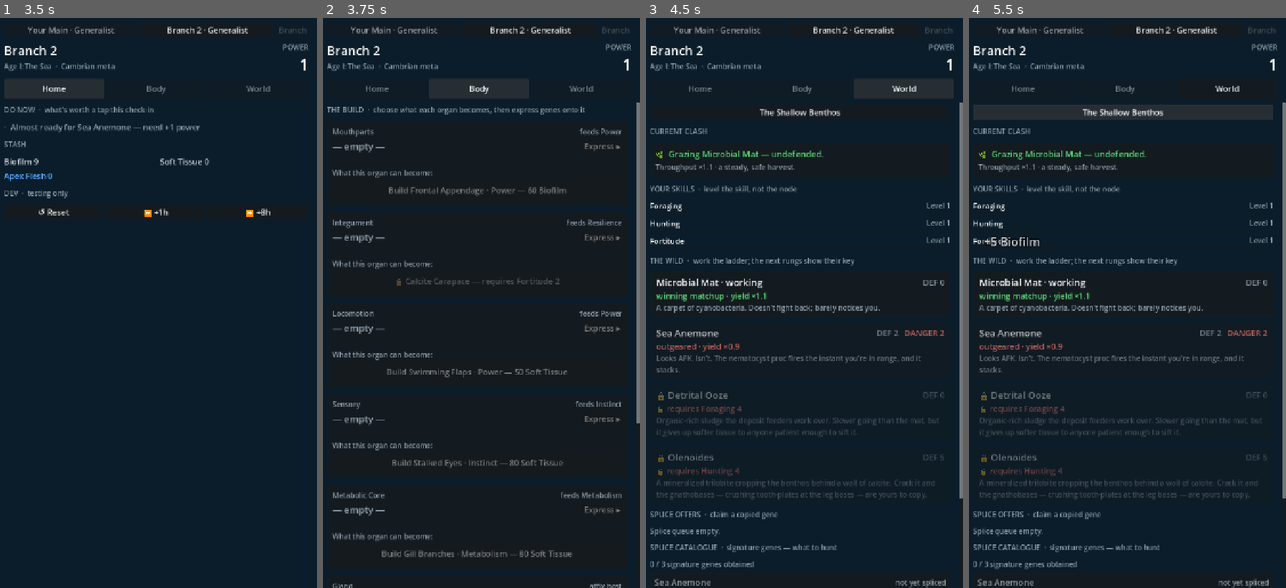
Above: before the commit, frames 1-4 (left to right).
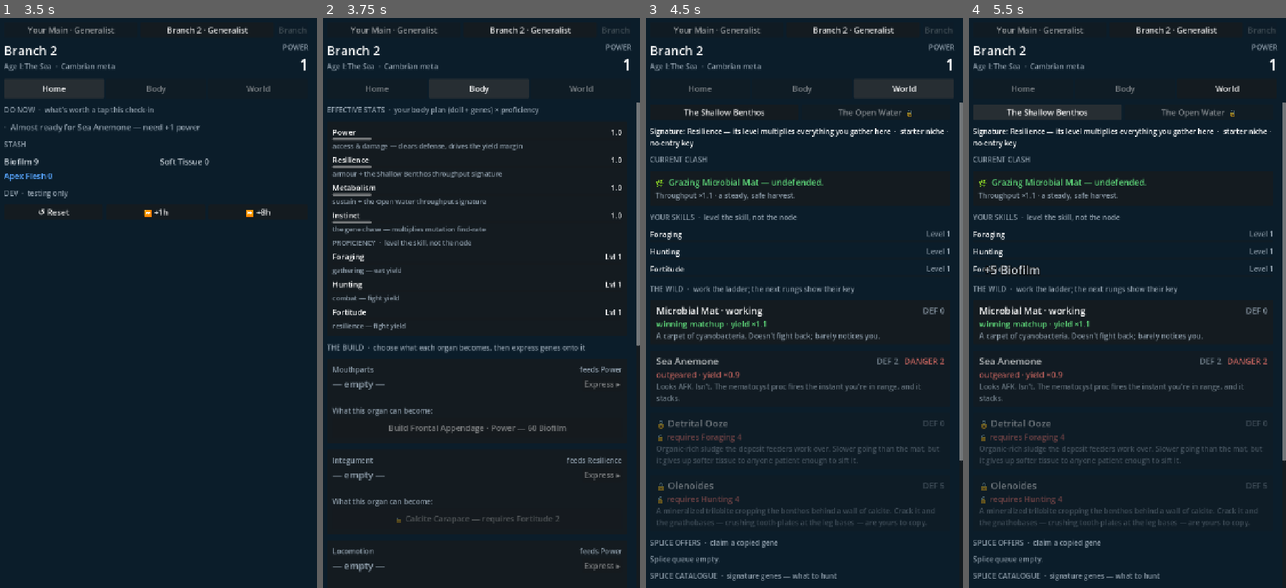
Above: after the commit, the same moments.

Repository: leonbzt/CradleOfLife
Game: Godot game, scene res://ui/main.tscn
Two runs of this game, one before a commit and one after it. Both use one fixed random seed, a clock stepped at 60 frames per second and the inputs below.
Inputs:
- Up to frame 1 (3.5 s): click "Your Main · Generalist" at 0.5 s; click "Branch" at 1.25 s; click "Branch 2 · Generalist" at 2 s; click "Home" at 2.75 s
- Up to frame 2 (3.75 s): click "Body" at 3.5 s
- Up to frame 3 (4.5 s): click "World" at 4.25 s
- Up to frame 4 (5.5 s): click "The Shallow Benthos" at 5 s

Frame 1 is identical in both runs. In frame 2, 9.3% of the frame differs, in the area x 1-100%, y 15-100%; in frame 3, 13%; in frame 4, 13%.

Commit message:
Core-feel rebuild: chase-lands-early + niches-with-teeth (ROADMAP Next #2, #3)
Two signed increments from their (now-closed) work orders. Both re-prove §9a
(legendary p50=14, never-flat 20.6→28.2 — unchanged: the economy policy grinds
shallow_benthos only, so neither touches the chase).

chase-lands-early (#2):
- Commands.forage forces the first-ever gene on an empty codex (first_gene),
  shown as an emphatic "First mutation!" beat. One-time onboarding, NOT pity —
  the legendary chase stays pure rolls (no-pity decision intact).
- microbial_mat gene_rate 0.00015 → 0.0003 (richer early stream; no legendary in
  the early table, so p50 unmoved).

niches-with-teeth (#3):
- Each niche declares a SIGNATURE attribute = its throughput multiplier
  (material_rate × the node's-niche signature). Power stays universal access.
  Genes feed attributes too (affix `feeds`, summed like a doll organ): guard →
  resilience, sustain → metabolism. Only resilience + metabolism are clean
  signatures — instinct double-dips the gene rate (harness-caught), so it and
  power are excluded. Off-home floors at 1.0: baseline, never a penalty.
- The Open Water (pelagic) un-parked: signature metabolism, key sustain, nodes
  plankton_bloom (eat) + glass_drifter (fight, splices the stealth gene). All
  rows trace to bible/refs/pelagic.md. Reused all genes/affixes/materials; only
  two drop tables added. The mechanic + meets_niche_keys seam already existed →
  no engine change for the second niche.
- UI: World-tab niche-info line (signature + entry key); Body-tab EFFECTIVE STATS
  block (Power/Resilience/Metabolism/Instinct numbers+bars + a skills mirror).

teeth_test gains the two-builds-two-homes mirror; CI runs it. Docs canonized:
DECISIONS (two dated entries), SPINE, ROADMAP, bible/world_spine; both work
orders deleted.

Co-Authored-By: Claude Opus 4.8 <noreply@anthropic.com>

Diff:
--- a/data/affixes.json
+++ b/data/affixes.json
@@ -6,6 +6,7 @@
     "math_term": "uptime_mult",
     "params": { "mult": 1.15 },
     "slots": ["metabolic_core"],
+    "feeds": "metabolism",
     "adjective": "Gilled",
     "express_cost": { "material": "biofilm", "base": 40, "growth": 2.5 },
     "flavor": "More respiratory surface, more sustained output. The efficient build's bread and butter.",
@@ -42,6 +43,7 @@
     "math_term": "danger_guard",
     "params": { "amount": 2 },
     "slots": ["integument"],
+    "feeds": "resilience",
     "adjective": "Plated",
     "express_cost": { "material": "soft_tissue", "base": 40, "growth": 2.5 },
     "flavor": "Hardened mineral platelets shrug off retaliation — the tax the Devs put on fighting back.",
--- a/data/drop_tables.json
+++ b/data/drop_tables.json
@@ -15,5 +15,14 @@
     { "gene": "gene_nematocyst",      "weight": 55,  "rarity": "rare"      },
     { "gene": "gene_glassy_tissue",   "weight": 45,  "rarity": "rare"      },
     { "gene": "gene_great_appendage", "weight":  0.4, "rarity": "legendary" }
+  ],
+  "pelagic_eat": [
+    { "gene": "gene_gill",         "weight": 60, "rarity": "common" },
+    { "gene": "gene_compound_eye", "weight": 40, "rarity": "common" }
+  ],
+  "pelagic_fight": [
+    { "gene": "gene_compound_eye", "weight": 50, "rarity": "common" },
+    { "gene": "gene_gill",         "weight": 35, "rarity": "common" },
+    { "gene": "gene_glassy_tissue", "weight": 15, "rarity": "rare"  }
   ]
 }
--- a/data/niches.json
+++ b/data/niches.json
@@ -4,7 +4,17 @@
     "name": "The Shallow Benthos",
     "age": "sea",
     "affix_keys": [],
+    "signature": "resilience",
     "flavor": "Sunlit sea floor. Microbial mats, slow grazers, and the first things that learned to bite back.",
     "source": "bible/world_spine.md#age-i-the-sea"
+  },
+  {
+    "id": "pelagic",
+    "name": "The Open Water",
+    "age": "sea",
+    "affix_keys": ["sustain"],
+    "signature": "metabolism",
+    "flavor": "The column above the floor — fast, exposed, nowhere to hide. The water teems with drifting food, but you only reach it once your gills can carry the work. Here the efficient build laps everything.",
+    "source": "bible/refs/pelagic.md#the-open-water"
   }
 ]
--- a/data/nodes.json
+++ b/data/nodes.json
@@ -9,7 +9,7 @@
     "defense": 0.0,
     "material": "biofilm",
     "material_rate": 1.8,
-    "gene_rate": 0.00015,
+    "gene_rate": 0.0003,
     "drop_table": "benthos_eat",
     "flavor": "A carpet of cyanobacteria. Doesn't fight back; barely notices you.",
     "source": "bible/refs/shallow-benthos.md#microbial-mats"
@@ -82,5 +82,38 @@
     "drop_table": "apex_anomalocaris",
     "flavor": "S-tier apex of the launch meta. Compound eyes that actually resolve the murk. Holds the pinnacle drop. You are not beating this on day one — or before Hunting 10.",
     "source": "bible/refs/shallow-benthos.md#raptorial-appendages"
+  },
+  {
+    "id": "plankton_bloom",
+    "name": "Plankton Bloom",
+    "niche": "pelagic",
+    "kind": "eat",
+    "ladder_order": 1,
+    "requires": { "skill": "foraging", "level": 1 },
+    "defense": 0.0,
+    "material": "biofilm",
+    "material_rate": 2.0,
+    "gene_rate": 0.0002,
+    "drop_table": "pelagic_eat",
+    "flavor": "Open water thick with drifting acritarchs and cyanobacteria — the richest passive harvest in the sea, if your gills can keep you here to sieve it. The efficient build's promised land.",
+    "source": "bible/refs/pelagic.md#plankton-productivity"
+  },
+  {
+    "id": "glass_drifter",
+    "name": "Glass Drifter",
+    "niche": "pelagic",
+    "kind": "fight",
+    "ladder_order": 2,
+    "requires": { "skill": "hunting", "level": 3 },
+    "defense": 3.0,
+    "danger": 2,
+    "material": "soft_tissue",
+    "material_rate": 1.2,
+    "gene_rate": 0.00015,
+    "splice_rate": 0.00012,
+    "spliceable": "gene_glassy_tissue",
+    "drop_table": "pelagic_fight",
+    "flavor": "You don't see it until it moves — a near-invisible drifter that hangs in the open column and lets prey swim into reach. Crack one and the trick of transparency is yours to copy.",
+    "source": "bible/refs/pelagic.md#transparency-crypsis"
   }
 ]
--- a/sim/commands.gd
+++ b/sim/commands.gd
@@ -101,6 +101,16 @@
 	if node.is_empty():
 		return {}
 	var loot := Resolve.resolve(l, node, dt, rng, content)
+	# Chase lands early (WORKORDER_CHASE_EARLY): guarantee the very FIRST gene a player ever
+	# gets, so the #1 system is felt in the first minute. One-time, keyed off an empty codex —
+	# NOT ongoing pity (the legendary chase stays pure rolls, DECISIONS 2026-06-10).
+	if (
+		state.genes_known.is_empty()
+		and (loot["gene"] as Dictionary).is_empty()
+		and Resolve.gene_rate(l, node, content) > 0.0
+	):
+		loot["gene"] = Resolve.roll_gene(node, rng)
+		loot["first_gene"] = true
 	for mat_id: String in loot["materials"] as Dictionary:
 		var have: float = float(state.inventory_materials.get(mat_id, 0.0))
 		state.inventory_materials[mat_id] = have + float(loot["materials"][mat_id])
--- a/sim/resolve.gd
+++ b/sim/resolve.gd
@@ -33,6 +33,11 @@
 }
 const SLOT_TIER_WEIGHT: float = 1.0
 
+## Genes feed attributes too (niches-with-teeth): an expressed affix with a `feeds`
+## adds to that attribute at a smaller per-tier weight than a doll organ — genes are a
+## secondary boost on the body plan. Placeholder, tuned at the harness.
+const AFFIX_FEED_WEIGHT: float = 0.5
+
 ## Soft-cap constants — placeholders, WP6 tunes and Leon signs the numbers.
 ## Knee must sit above the Age-I beat threshold (Anomalocaris DEF 9).
 const SOFT_CAP_KNEE: float = 12.0
@@ -75,6 +80,15 @@
 		var a := attribute_for_def(content.adaptation(inst.def_id), slot)
 		if a != "":
 			attrs[a] = float(attrs.get(a, 0.0)) + SLOT_TIER_WEIGHT * float(inst.tier)
+		# Genes feed attributes too: each expressed affix with a `feeds` adds to that
+		# attribute (scaled by its tier), so doll + genes both build the niche's
+		# signature-attribute throughput (VISION §11, niches-with-teeth).
+		for graft: Dictionary in inst.affixes:
+			var fed := String(content.affix(String(graft.get("id", ""))).get("feeds", ""))
+			if fed != "":
+				attrs[fed] = (
+					float(attrs.get(fed, 0.0)) + AFFIX_FEED_WEIGHT * float(graft.get("tier", 1))
+				)
 	return attrs
 
 
@@ -92,6 +106,12 @@
 			best_over = over
 			best = a
 	return String(ROLE_BY_ATTRIBUTE.get(best, "Generalist")) if best != "" else "Generalist"
+
+
+## The attribute a node's niche pays out as throughput (VISION §11: the signature
+## stat). Defaults to metabolism (the pre-teeth universal) when a niche declares none.
+static func niche_signature(node: Dictionary, content: Content) -> String:
+	return String(content.niche(String(node.get("niche", ""))).get("signature", "metabolism"))
 
 
 ## The attribute an adaptation `def` feeds: its declared `feeds`, falling back to
@@ -415,8 +435,10 @@
 	eff_attrs: Dictionary,
 ) -> float:
 	var base := float(node.get("material_rate", 0.0))
-	var metab := float(eff_attrs.get("metabolism", 1.0))
+	# The niche's SIGNATURE attribute is the throughput multiplier (VISION §11): a build
+	# laps in its home niche, baseline elsewhere (attributes floor at 1.0 → never a penalty).
+	var sig := float(eff_attrs.get(niche_signature(node, content), 1.0))
 	var eff := _eff(lineage, node, totals, content)
 	var danger := _danger_factor(lineage, node, totals, content)
 	var skill_mult := skill_yield_mult(lineage, node, content)
-	return base * metab * eff * (1.0 + float(totals.get("uptime_bonus", 0.0))) * danger * skill_mult
+	return base * sig * eff * (1.0 + float(totals.get("uptime_bonus", 0.0))) * danger * skill_mult
--- a/sim/validation.gd
+++ b/sim/validation.gd
@@ -52,6 +52,7 @@
 	errors.append_array(validate_niches(content))
 	errors.append_array(validate_nodes(content))
 	errors.append_array(validate_skills(content))
+	errors.append_array(validate_affix_feeds(content))
 	return errors
 
 
@@ -280,6 +281,14 @@
 		for key: Variant in row.get("affix_keys", []):
 			if not ROLES.has(String(key)):
 				errors.append("niche '%s' affix_key '%s' is not a known role" % [id, key])
+		# `signature` (niches-with-teeth): the attribute this niche pays out as throughput.
+		if row.has("signature") and not ATTRIBUTES.has(String(row.get("signature", ""))):
+			errors.append(
+				(
+					"niche '%s' signature '%s' is not a known attribute"
+					% [id, row.get("signature", "")]
+				)
+			)
 	return errors
 
 
@@ -350,6 +359,21 @@
 	return errors
 
 
+## `feeds` on affixes (niches-with-teeth): genes feed attributes like the doll, so a
+## declared `feeds` must be a real attribute. Optional field; absent is fine.
+static func validate_affix_feeds(content: Content) -> Array[String]:
+	var errors: Array[String] = []
+	for row: Dictionary in content.tables.get("affixes", []):
+		if row.has("feeds") and not ATTRIBUTES.has(String(row.get("feeds", ""))):
+			errors.append(
+				(
+					"affix '%s' feeds unknown attribute '%s'"
+					% [row.get("id", ""), row.get("feeds", "")]
+				)
+			)
+	return errors
+
+
 ## Shared check for a node/adaptation `requires {skill, level}` block (WP2): the
 ## skill must exist and the level be >= 1. Absent requires is fine (the node/organ
 ## is ungated). Skills gating access is the ladder + organ-gating mechanic.
--- a/tests/sim_test.gd
+++ b/tests/sim_test.gd
@@ -20,6 +20,7 @@
 	# Phase 1 baseline mechanics
 	_test_starter_lineage(content)
 	_test_forage(content)
+	_test_chase_lands_early(content)
 	_test_metabolize(content)
 	_test_equip_changes_the_roll(content)
 	_test_assign_node(content)
@@ -122,6 +123,21 @@
 	idle.lineages[0].assigned_node = ""
 	var none := Commands.forage(idle, content, "main", 60.0, Rng.new(7))
 	_check(none.is_empty(), "forage: unassigned lineage yields nothing")
+
+
+## Chase lands early: the very first gene is guaranteed (a one-time onboarding beat),
+## then pure rolls resume — the ongoing chase is not pitied (DECISIONS 2026-06-10).
+func _test_chase_lands_early(content: Content) -> void:
+	var state := _fresh_state(content)  # empty codex, on microbial_mat (gene gate open)
+	_check(state.genes_known.is_empty(), "chase-early: a fresh codex is empty")
+	var loot := Commands.forage(state, content, "main", 2.5, Rng.new(123))
+	_check(
+		not (loot["gene"] as Dictionary).is_empty(), "chase-early: first forage guarantees a gene"
+	)
+	_check(bool(loot.get("first_gene", false)), "chase-early: the first gene is flagged")
+	_check(not state.genes_known.is_empty(), "chase-early: the first gene banked")
+	var loot2 := Commands.forage(state, content, "main", 2.5, Rng.new(123))
+	_check(not bool(loot2.get("first_gene", false)), "chase-early: the guarantee fires only once")
 
 
 func _test_metabolize(content: Content) -> void:
@@ -291,14 +307,16 @@
 	var df_bare := rate_bare / eff_bare  # == danger_factor (uptime_bonus=0, metabolism=1)
 	_check(is_equal_approx(df_bare, 0.55), "mitigation: danger 4, resilience 1, guard 0 → df 0.55")
 
-	# with plating_minor tier 1 (amount 2) → guard 2 → tax = 0.15*(4-1-2) = 0.15 → df = 0.85
-	# Uses mouthparts slot (→ power, not resilience) so only guard, not slot tier, affects df.
+	# plating_minor tier 1: guard 2 AND feeds resilience +0.5 (genes feed attributes,
+	# niches-with-teeth) → eff. resilience 1.5 → tax = 0.15*(4-1.5-2) = 0.075 → df = 0.925.
 	var l_plated := _lineage_with_express("frontal_appendage", "mouthparts", "plating_minor", 1)
 	l_plated.attributes["resilience"] = 1.0
 	var rate_plated := Resolve.material_rate(l_plated, node, content)
 	var eff_plated := Resolve.yield_efficiency(l_plated, node, content)
 	var df_plated := rate_plated / eff_plated
-	_check(is_equal_approx(df_plated, 0.85), "mitigation: with plating_minor t1 → df 0.85")
+	_check(
+		is_equal_approx(df_plated, 0.925), "mitigation: plating t1 (guard + resilience) → df 0.925"
+	)
 
 
 func _test_affix_uptime_find(content: Content) -> void:
@@ -402,7 +420,7 @@
 	)
 
 
-func _test_accrue_determinism_with_splice(content: Content) -> void:
+func _test_accrue_determinism_with_splice(_content: Content) -> void:
 	# Two runs of accrue() with the same gap and seed → identical event lists
 	# including splice events (PHASE2.md §2.4 determinism check).
 	var state := GameState.new()
@@ -640,7 +658,7 @@
 	)
 
 
-func _test_soft_cap(content: Content) -> void:
+func _test_soft_cap(_content: Content) -> void:
 	# Below the knee: identity.
 	var below := Resolve.soft_cap(Resolve.SOFT_CAP_KNEE - 1.0)
 	_check(
--- /dev/null
+++ b/tests/teeth_test.gd
@@ -0,0 +1,103 @@
+extends SceneTree
+
+## Headless unit test for niches-with-teeth (WP1, WORKORDER_NICHE_TEETH.md):
+##   godot --headless --script res://tests/teeth_test.gd
+##
+## Each niche pays out a SIGNATURE attribute as its throughput multiplier (VISION §11),
+## and genes feed attributes (a guard gene → resilience), so doll + genes both build the
+## throughput a build laps its home niche with. Power stays universal access.
+
+var _failures: Array[String] = []
+
+
+func _initialize() -> void:
+	var content := Content.load_dir("res://data")
+	var errors := Validation.validate(content)
+	if not errors.is_empty():
+		push_error("content failed validation; aborting teeth test")
+		for e in errors:
+			print("  - " + e)
+		quit(1)
+		return
+
+	_test_genes_feed_attributes(content)
+	_test_niche_signature_throughput(content)
+	_test_off_home_is_baseline_not_penalty(content)
+	_test_two_niches_two_homes(content)
+
+	if _failures.is_empty():
+		print("== teeth test: PASS ==")
+		quit(0)
+	else:
+		print("== teeth test: FAIL (%d) ==" % _failures.size())
+		for f in _failures:
+			print("  - " + f)
+		quit(1)
+
+
+func _check(cond: bool, what: String) -> void:
+	if not cond:
+		_failures.append(what)
+
+
+## Genes feed attributes too: expressing a guard affix (plating) raises resilience.
+func _test_genes_feed_attributes(content: Content) -> void:
+	var l := Lineage.new("g", "G")
+	l.equip("integument", AdaptationInstance.new("calcite_carapace", 1))
+	var before := float(Resolve.effective_attributes(l, content).get("resilience", 1.0))
+	(l.doll["integument"] as AdaptationInstance).affixes.append({"id": "plating_minor", "tier": 2})
+	var after := float(Resolve.effective_attributes(l, content).get("resilience", 1.0))
+	_check(after > before, "teeth: a guard gene (plating) feeds resilience")
+
+
+## The niche's signature attribute is its throughput multiplier: in the benthos
+## (resilience), a tank out-yields an equal-everything-else metabolism build.
+func _test_niche_signature_throughput(content: Content) -> void:
+	var node := content.node("microbial_mat")  # shallow_benthos -> signature = resilience
+	var tank := Lineage.new("t", "T")
+	tank.attributes["resilience"] = 5.0
+	var swimmer := Lineage.new("s", "S")
+	swimmer.attributes["metabolism"] = 5.0
+	_check(
+		Resolve.material_rate(tank, node, content) > Resolve.material_rate(swimmer, node, content),
+		"teeth: in the benthos a resilience build out-yields a metabolism build"
+	)
+
+
+## Off-home is the baseline, never a penalty: a metabolism build in the benthos still
+## yields at least the bare-lineage baseline (its low resilience floors at 1.0).
+func _test_off_home_is_baseline_not_penalty(content: Content) -> void:
+	var node := content.node("microbial_mat")
+	var swimmer := Lineage.new("s", "S")
+	swimmer.attributes["metabolism"] = 5.0  # off-home stat
+	var bare := Lineage.new("b", "B")
+	_check(
+		Resolve.material_rate(swimmer, node, content) >= Resolve.material_rate(bare, node, content),
+		"teeth: an off-signature build is never below the baseline (no penalty)"
+	)
+
+
+## WP2 — two builds, two homes: the whole point of un-parking pelagic. A metabolism
+## (filter) build laps the OPEN WATER (signature metabolism); a resilience (tank) build
+## laps the BENTHOS (signature resilience) — each strictly out-yields the other AT HOME.
+func _test_two_niches_two_homes(content: Content) -> void:
+	var benthos := content.node("microbial_mat")  # signature resilience
+	var pelagic := content.node("plankton_bloom")  # signature metabolism
+	var tank := Lineage.new("t", "T")
+	tank.attributes["resilience"] = 5.0
+	var filter := Lineage.new("f", "F")
+	filter.attributes["metabolism"] = 5.0
+	_check(
+		(
+			Resolve.material_rate(filter, pelagic, content)
+			> Resolve.material_rate(tank, pelagic, content)
+		),
+		"teeth: in the open water a metabolism build out-yields a resilience build"
+	)
+	_check(
+		(
+			Resolve.material_rate(tank, benthos, content)
+			> Resolve.material_rate(filter, benthos, content)
+		),
+		"teeth: in the benthos a resilience build out-yields a metabolism build (the mirror)"
+	)
--- a/ui/tabs/body_tab.gd
+++ b/ui/tabs/body_tab.gd
@@ -6,6 +6,19 @@
 ## Express shortcut — plus the gene codex. Owned genes get an Express ▸ in the codex
 ## so there's always an obvious place to put a gene you just earned.
 
+## The doll-fed attributes shown in the EFFECTIVE STATS block — the TierZoo stat-block
+## (VISION §7) the rest of this tab edits. Vitality is omitted (nothing feeds it this phase).
+const STAT_ATTRS: Array[String] = ["power", "resilience", "metabolism", "instinct"]
+## What each attribute DOES — ties the stat-block to the niches (teeth) and the chase.
+const ATTR_HINT: Dictionary = {
+	"power": "access & damage — clears defense, drives the yield margin",
+	"resilience": "armour + the Shallow Benthos throughput signature",
+	"metabolism": "sustain + the Open Water throughput signature",
+	"instinct": "the gene chase — multiplies mutation find-rate",
+}
+## Bar reference: a strong sea-age value. The number is the truth; the bar is a glance.
+const STAT_BAR_MAX: float = 8.0
+
 var _ui: UiState
 var _pop_layer: Control
 var _express: ExpressSheet
@@ -14,6 +27,9 @@
 var _slot_cards: Dictionary = {}
 # gene_id -> {row, count_lbl, express_btn, slots:Array}
 var _gene_rows: Dictionary = {}
+# attribute/skill id -> {value_lbl, bar} for the EFFECTIVE STATS block
+var _stat_rows: Dictionary = {}
+var _stat_skill_rows: Dictionary = {}
 
 
 func setup(ui: UiState, pop_layer: Control, express: ExpressSheet) -> void:
@@ -24,6 +40,10 @@
 	add_theme_constant_override("separation", 14)
 
 	add_child(
+		UiUtil.section_label("EFFECTIVE STATS  ·  your body plan (doll + genes) × proficiency")
+	)
+	_build_stats_panel()
+	add_child(
 		UiUtil.section_label(
 			"THE BUILD  ·  choose what each organ becomes, then express genes onto it"
 		)
@@ -34,12 +54,105 @@
 
 
 func refresh() -> void:
+	_refresh_stats()
 	_refresh_body_slots()
 	_refresh_gene_codex()
 	# An agenda "tier up" jump pulses the organ it pointed at, once.
 	if _ui.focus_slot != "" and _slot_cards.has(_ui.focus_slot):
 		UiUtil.pulse(_slot_cards[_ui.focus_slot]["card"] as Control)
 		_ui.focus_slot = ""
+
+
+# -- effective stats (the doll × proficiency stat-block) ----------------------
+
+
+func _build_stats_panel() -> void:
+	var card := PanelContainer.new()
+	card.size_flags_horizontal = Control.SIZE_EXPAND_FILL
+	add_child(card)
+	var pad := MarginContainer.new()
+	for side in ["margin_left", "margin_right", "margin_top", "margin_bottom"]:
+		pad.add_theme_constant_override(side, 12)
+	card.add_child(pad)
+	var box := VBoxContainer.new()
+	box.add_theme_constant_override("separation", 8)
+	pad.add_child(box)
+
+	# The four doll-fed attributes — the build's stat-block.
+	for attr: String in STAT_ATTRS:
+		_stat_rows[attr] = _build_stat_row(box, attr.capitalize(), String(ATTR_HINT.get(attr, "")))
+
+	# Proficiency (skills) — a separate axis; mirrored here so the screen reads doll × skills.
+	var prof := Label.new()
+	prof.text = "PROFICIENCY  ·  level the skill, not the node"
+	prof.add_theme_color_override("font_color", UiUtil.DIM)
+	prof.add_theme_font_size_override("font_size", 15)
+	box.add_child(prof)
+	for s: Dictionary in Data.content.skills():
+		var sid := String(s.get("id", ""))
+		var hint := (
+			"%s — %s yield" % [String(s.get("family", "")), String(s.get("governs_kind", ""))]
+		)
+		_stat_skill_rows[sid] = _build_stat_row(box, String(s.get("name", sid)), hint)
+
+
+## One labelled stat: a name + a right-aligned value, a thin bar, and a dim hint.
+## Returns {value_lbl, bar}; the caller fills them (attribute value, or skill level).
+func _build_stat_row(box: VBoxContainer, title: String, hint: String) -> Dictionary:
+	var row := VBoxContainer.new()
+	row.size_flags_horizontal = Control.SIZE_EXPAND_FILL
+	row.add_theme_constant_override("separation", 1)
+	box.add_child(row)
+
+	var head := HBoxContainer.new()
+	row.add_child(head)
+	var name_lbl := Label.new()
+	name_lbl.text = title
+	name_lbl.add_theme_font_size_override("font_size", 17)
+	name_lbl.size_flags_horizontal = Control.SIZE_EXPAND_FILL
+	head.add_child(name_lbl)
+	var value_lbl := Label.new()
+	value_lbl.add_theme_font_size_override("font_size", 17)
+	head.add_child(value_lbl)
+
+	var bar := ProgressBar.new()
+	bar.show_percentage = false
+	bar.max_value = 1.0
+	bar.custom_minimum_size = Vector2(0, 6)
+	row.add_child(bar)
+
+	if hint != "":
+		var hint_lbl := Label.new()
+		hint_lbl.text = hint
+		hint_lbl.add_theme_color_override("font_color", UiUtil.DIM)
+		hint_lbl.add_theme_font_size_override("font_size", 15)
+		hint_lbl.autowrap_mode = TextServer.AUTOWRAP_WORD_SMART
+		hint_lbl.custom_minimum_size = Vector2(1, 0)
+		row.add_child(hint_lbl)
+
+	return {"value_lbl": value_lbl, "bar": bar}
+
+
+func _refresh_stats() -> void:
+	var l := _ui.active_lineage()
+	var content := Data.content
+	var attrs := Resolve.effective_attributes(l, content)
+	for attr: String in _stat_rows:
+		var refs: Dictionary = _stat_rows[attr]
+		# Power shows its soft-capped value (what the economy actually uses); the rest raw.
+		var v := (
+			Resolve.effective_power(l, content) if attr == "power" else float(attrs.get(attr, 1.0))
+		)
+		(refs["value_lbl"] as Label).text = "%.1f" % v
+		(refs["bar"] as ProgressBar).value = clampf(v / STAT_BAR_MAX, 0.0, 1.0)
+	for sid: String in _stat_skill_rows:
+		var prog := Resolve.skill_progress(l, sid)
+		var refs: Dictionary = _stat_skill_rows[sid]
+		var capped := bool(prog.get("capped", false))
+		(refs["value_lbl"] as Label).text = (
+			"Lvl %d%s" % [int(prog["level"]), " · max" if capped else ""]
+		)
+		(refs["bar"] as ProgressBar).value = float(prog["frac"])
 
 
 # -- per-slot cards -----------------------------------------------------------
--- a/ui/tabs/world_tab.gd
+++ b/ui/tabs/world_tab.gd
@@ -14,6 +14,7 @@
 var _express: ExpressSheet
 
 var _niche_buttons: Dictionary = {}  # niche_id -> Button
+var _niche_info: Label
 var _niche_gate_panel: VBoxContainer
 var _clash_panel: PanelContainer
 var _clash_lines: VBoxContainer
@@ -59,6 +60,7 @@
 	var l := _ui.active_lineage()
 	var content := Data.content
 	_refresh_niche_selector(l, content)
+	_refresh_niche_info(content)
 	_refresh_niche_gate(l, content)
 	_refresh_clash(l, content)
 	_refresh_skills(l)
@@ -95,12 +97,16 @@
 	if not gene.is_empty():
 		var gene_row := Data.content.gene(String(gene.get("id", "")))
 		var rarity := String(gene.get("rarity", "common"))
+		# The first gene a player ever gets is an emphatic beat regardless of rarity
+		# (WORKORDER_CHASE_EARLY): the chase, felt immediately.
+		var first := bool(loot.get("first_gene", false))
+		var emphatic := first or UiUtil.rarity_rank(rarity) >= UiUtil.rarity_rank("rare")
 		LootPop.spawn(
 			_pop_layer,
 			at + Vector2(0.0, 30.0),
-			"Gene: %s" % String(gene_row.get("name", "")),
+			("First mutation!  %s" if first else "Gene: %s") % String(gene_row.get("name", "")),
 			RarityColors.of(rarity),
-			UiUtil.rarity_rank(rarity) >= UiUtil.rarity_rank("rare")
+			emphatic
 		)
 
 	var offer := String(loot["splice_offer"])
@@ -131,6 +137,35 @@
 		btn.pressed.connect(func() -> void: _ui.set_active_niche(niche_id))
 		row.add_child(btn)
 		_niche_buttons[niche_id] = btn
+
+	# Always-on "why this niche rewards your build" line (niches-with-teeth WP3): the
+	# signature attribute that multiplies throughput here + the entry key, if any.
+	_niche_info = Label.new()
+	_niche_info.autowrap_mode = TextServer.AUTOWRAP_WORD_SMART
+	_niche_info.custom_minimum_size = Vector2(1, 0)
+	_niche_info.add_theme_font_size_override("font_size", 16)
+	add_child(_niche_info)
+
+
+## The active niche's signature stat (its throughput multiplier) + its entry key —
+## so the player reads WHY their build laps one niche and not another.
+func _refresh_niche_info(content: Content) -> void:
+	var niche := content.niche(_ui.active_niche)
+	var parts: Array[String] = []
+	var sig := String(niche.get("signature", ""))
+	if sig != "":
+		parts.append(
+			"Signature: %s — its level multiplies everything you gather here" % sig.capitalize()
+		)
+	var keys: Array = niche.get("affix_keys", [])
+	if keys.is_empty():
+		parts.append("starter niche · no entry key")
+	else:
+		var key_names: Array[String] = []
+		for k: Variant in keys:
+			key_names.append(String(k).capitalize())
+		parts.append("Entry key: a %s gene" % " + ".join(key_names))
+	_niche_info.text = "  ·  ".join(parts)
 
 
 func _refresh_niche_selector(l: Lineage, content: Content) -> void:
Not shown, added: tests/teeth_test.gd.uid
Not shown, changed: .github/workflows/ci.yml
Not shown, changed: DECISIONS.md
Not shown, changed: ROADMAP.md
Not shown, changed: SPINE.md
Not shown, changed: bible/world_spine.md
